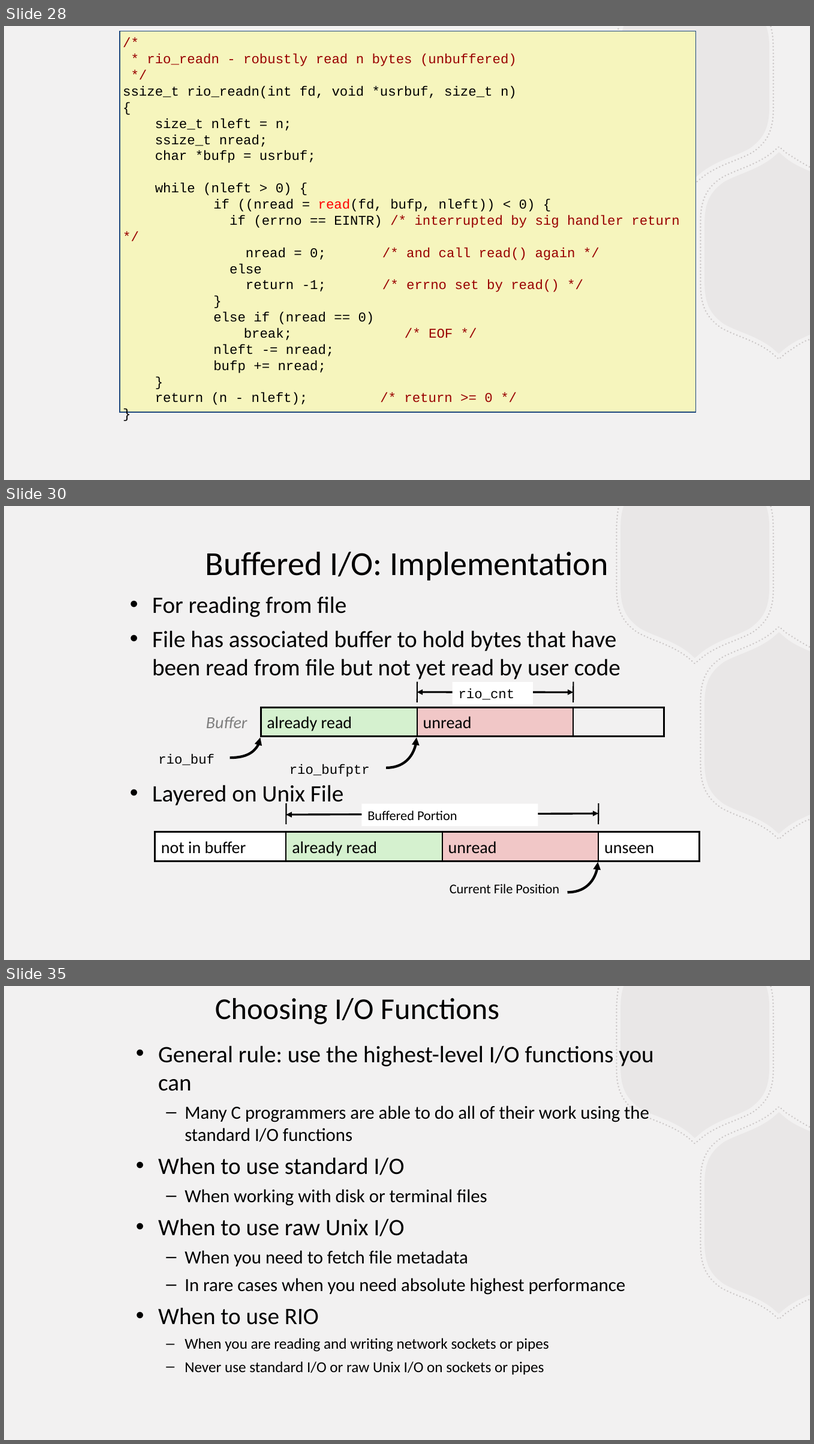
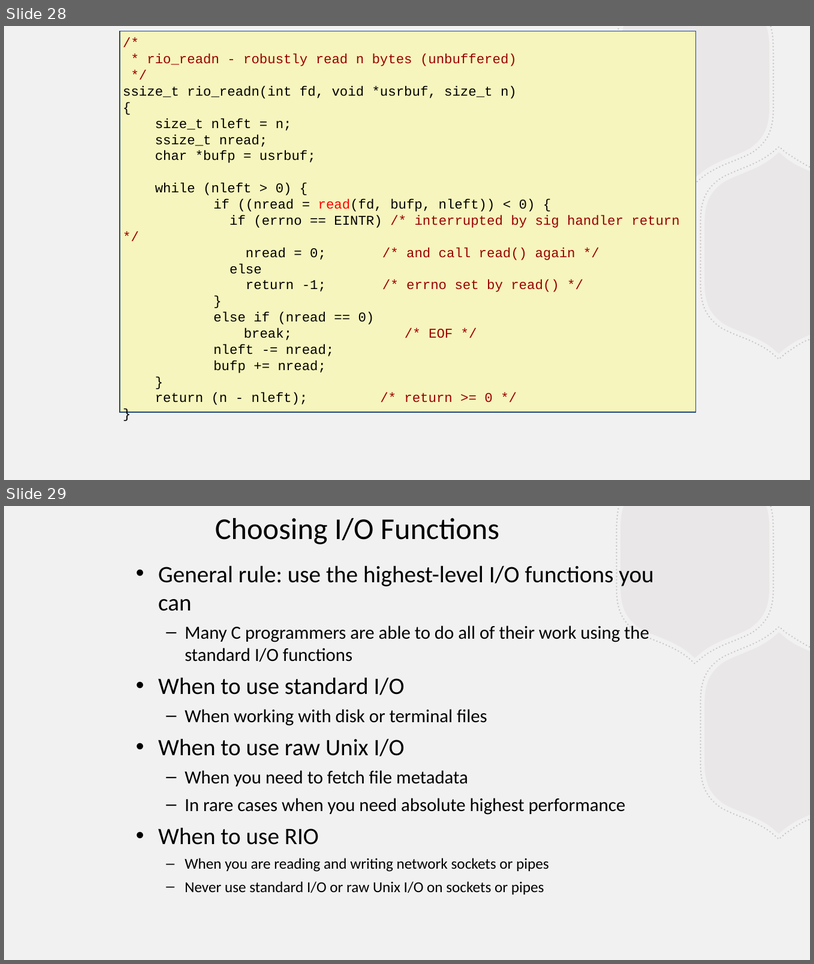
Before and after one commit to BillJr99/Ursinus-CS376, a slide deck: files/lectures/fileio.pptx. Shown one above the other, each under a label of ours: slides 28, 30 and 35 before the commit, slides 28 and 29 after it; the slides between them are not shown. The pictures are 814x1444 and 814x964 pixels, drawn with LibreOffice and Linux fonts; fonts in the diff are those of the drawing. Boxes give left, top, right and bottom in pixels: in the first picture for what was removed or moved away, otherwise in the second. Text is boxed around its words. In the diff, an @@ line names an element or a change of style, - is before the commit and + after.

```diff
--- a/files/lectures/fileio.pptx
+++ b/files/lectures/fileio.pptx
@@ slide 30 removed at <box>4,506,810,960</box>, background #F2F1F1; not listed: 4 template elements that a slide beside it also shows @@
@@ text removed at <box>206,552,608,580</box> @@
-Buffered I/O: Implementation
@@ text removed at <box>152,596,621,807</box> @@
-• For reading from file
-• File has associated buffer to hold bytes that have been read from file but not yet read by user code
-• Layered on Unix File
@@ line removed from (417, 703) to (418, 681) @@
@@ rectangle removed at <box>453,682,533,705</box> @@
-rio_cnt
@@ line removed from (574, 703) to (574, 681) @@
@@ double arrow removed from (417, 692) to (574, 693) @@
@@ text removed at <box>206,717,248,728</box> @@
-Buffer
@@ rectangle removed at <box>261,707,417,736</box> @@
-already read
@@ rectangle removed at <box>261,707,665,736</box> @@
@@ rectangle removed at <box>417,707,573,736</box> @@
-unread
@@ freeform shape removed at <box>230,738,260,757</box> @@
@@ freeform shape removed at <box>386,737,417,768</box> @@
@@ text removed at <box>158,754,215,765</box> @@
-rio_buf
@@ text removed at <box>290,764,370,777</box> @@
-rio_bufptr
@@ line removed from (287, 824) to (287, 803) @@
@@ rectangle removed at <box>362,804,539,826</box> @@
-Buffered Portion
@@ line removed from (599, 824) to (599, 803) @@
@@ double arrow removed from (287, 814) to (599, 813) @@
@@ rectangle removed at <box>155,831,699,861</box> @@
@@ rectangle removed at <box>155,831,287,861</box> @@
-not in buffer
@@ rectangle removed at <box>287,831,443,861</box> @@
-already read
@@ rectangle removed at <box>443,831,599,861</box> @@
-unread
@@ rectangle removed at <box>599,831,699,861</box> @@
-unseen
@@ freeform shape removed at <box>568,862,598,892</box> @@
@@ text removed at <box>450,883,560,893</box> @@
-Current File Position
@@ what was slide 35 is now slide 29 @@
```
Also in this commit, not shown: 8 other slides removed, 1 other file.
